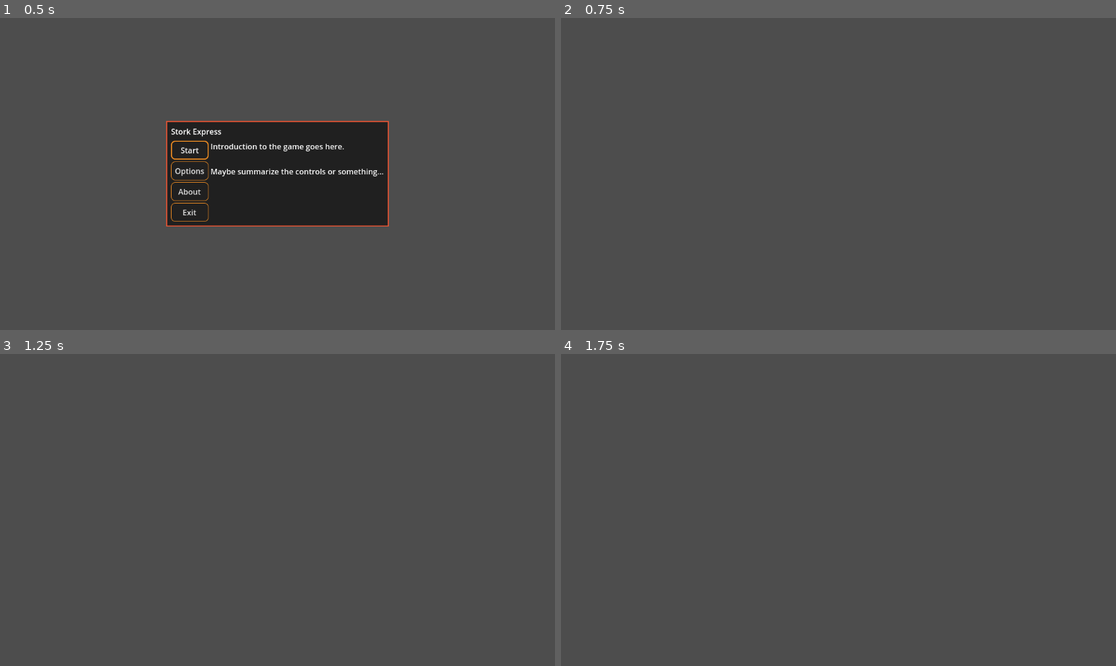
Above: before the commit, frames 1-4 (two rows, left to right).
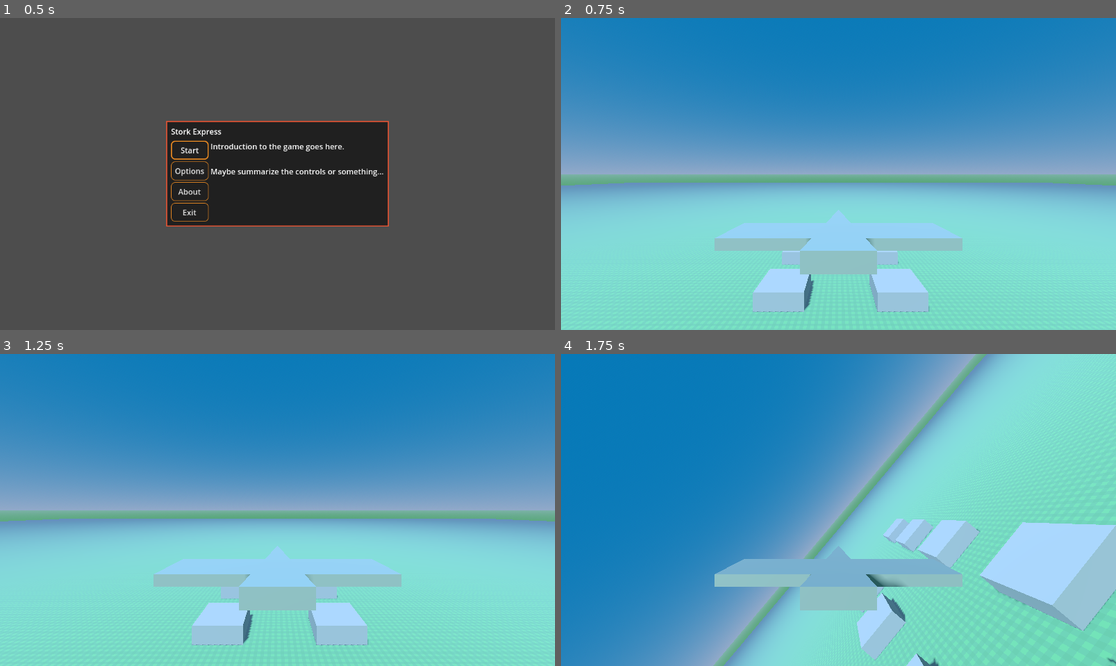
Above: after the commit, the same moments.

Repository: pizzasgood/StorkExpress_LD53
Game: Godot game, scene res://TitleScreen.tscn
Same seed, same stepped clock (60 frames per second), same inputs: the game is played once before the commit and once after it.
Inputs (mouse positions are in pixels of both pictures, inside the frame that each line leads up to):
- Up to frame 1 (0.5 s): no input
- Up to frame 2 (0.75 s): click "Start" at 0.5 s
- Up to frame 3 (1.25 s): no input
- Up to frame 4 (1.75 s): move the mouse to (960, 494) at 1.27 s; hold W (accelerate, bound only after the commit) from 1.28 s (still down); hold S (decelerate, bound only after the commit) from 1.28 s (still down)

Frame 1 is identical in both runs. In frame 2, 100% of the frame differs, in the area x 0-100%, y 0-100%; in frame 3, 100%; in frame 4, 100%.

Commit message:
Add basic flight

Diff:
--- a/Main.tscn
+++ b/Main.tscn
@@ -1,13 +1,46 @@
-[gd_scene load_steps=3 format=3 uid="uid://c8ymdfqd6l0cg"]
+[gd_scene load_steps=12 format=3 uid="uid://c8ymdfqd6l0cg"]
 
 [ext_resource type="PackedScene" uid="uid://cq34ur08y4j7a" path="res://OptionsWindow.tscn" id="1"]
 [ext_resource type="PackedScene" path="res://PauseMenu.tscn" id="2"]
+[ext_resource type="PackedScene" uid="uid://bym6gflqqhpwx" path="res://entities/Player.tscn" id="3_jvrks"]
+[ext_resource type="Texture2D" uid="uid://bv6qkufi5lv5p" path="res://entities/grass.png" id="4_0fwhv"]
+[ext_resource type="PackedScene" uid="uid://bq1i7kvnbkk5c" path="res://entities/SquareHouse.tscn" id="4_8bccg"]
+
+[sub_resource type="WorldBoundaryShape3D" id="WorldBoundaryShape3D_qc1eu"]
+
+[sub_resource type="StandardMaterial3D" id="StandardMaterial3D_kcah8"]
+albedo_texture = ExtResource("4_0fwhv")
+uv1_scale = Vector3(1024, 1024, 1024)
+texture_filter = 4
+
+[sub_resource type="PlaneMesh" id="PlaneMesh_qf8n6"]
+material = SubResource("StandardMaterial3D_kcah8")
+size = Vector2(1024, 1024)
+
+[sub_resource type="ProceduralSkyMaterial" id="ProceduralSkyMaterial_ujntp"]
+sky_top_color = Color(0.0470588, 0.47451, 0.721569, 1)
+sky_horizon_color = Color(0.568627, 0.662745, 0.788235, 1)
+ground_bottom_color = Color(0.294118, 0.635294, 0.411765, 1)
+ground_horizon_color = Color(0.494118, 0.701961, 0.670588, 1)
+
+[sub_resource type="Sky" id="Sky_47rcm"]
+sky_material = SubResource("ProceduralSkyMaterial_ujntp")
+
+[sub_resource type="Environment" id="Environment_gsoe0"]
+background_mode = 2
+sky = SubResource("Sky_47rcm")
+ssao_enabled = true
+ssil_enabled = true
+fog_enabled = true
+fog_light_color = Color(0.396078, 0.564706, 0.745098, 1)
+fog_sun_scatter = 0.24
 
 [node name="Main" type="Node"]
 
 [node name="GUI" type="CanvasLayer" parent="."]
 
 [node name="PauseMenu" parent="GUI" instance=ExtResource("2")]
+process_mode = 3
 visible = false
 anchors_preset = 15
 
@@ -19,3 +52,55 @@
 anchor_right = 1.0
 anchor_bottom = 1.0
 color = Color(0, 0, 0, 0.784314)
+
+[node name="Player" parent="." instance=ExtResource("3_jvrks")]
+transform = Transform3D(1, 0, 0, 0, 1, 0, 0, 0, 1, 0, 21.1243, 0)
+
+[node name="Map" type="Node3D" parent="."]
+
+[node name="Ground" type="StaticBody3D" parent="Map"]
+
+[node name="CollisionShape3D" type="CollisionShape3D" parent="Map/Ground"]
+shape = SubResource("WorldBoundaryShape3D_qc1eu")
+
+[node name="MeshInstance3D" type="MeshInstance3D" parent="Map/Ground"]
+mesh = SubResource("PlaneMesh_qf8n6")
+
+[node name="Houses" type="Node3D" parent="Map"]
+
+[node name="SquareHouse" parent="Map/Houses" instance=ExtResource("4_8bccg")]
+transform = Transform3D(1, 0, 0, 0, 1, 0, 0, 0, 1, -9.42823, 0, 0)
+
+[node name="SquareHouse2" parent="Map/Houses" instance=ExtResource("4_8bccg")]
+transform = Transform3D(1, 0, 0, 0, 1, 0, 0, 0, 1, -9.42823, 0, -15.4605)
+
+[node name="SquareHouse3" parent="Map/Houses" instance=ExtResource("4_8bccg")]
+transform = Transform3D(1, 0, 0, 0, 1, 0, 0, 0, 1, -9.42823, 0, -33.9987)
+
+[node name="SquareHouse4" parent="Map/Houses" instance=ExtResource("4_8bccg")]
+transform = Transform3D(1, 0, 0, 0, 1, 0, 0, 0, 1, -9.42823, 0, -50.5672)
+
+[node name="SquareHouse5" parent="Map/Houses" instance=ExtResource("4_8bccg")]
+transform = Transform3D(1, 0, 0, 0, 1, 0, 0, 0, 1, -9.42823, 0, -66.8994)
+
+[node name="SquareHouse6" parent="Map/Houses" instance=ExtResource("4_8bccg")]
+transform = Transform3D(1, 0, 0, 0, 1, 0, 0, 0, 1, 10.1065, 0, 0)
+
+[node name="SquareHouse7" parent="Map/Houses" instance=ExtResource("4_8bccg")]
+transform = Transform3D(1, 0, 0, 0, 1, 0, 0, 0, 1, 10.1065, 0, -15.4605)
+
+[node name="SquareHouse8" parent="Map/Houses" instance=ExtResource("4_8bccg")]
+transform = Transform3D(1, 0, 0, 0, 1, 0, 0, 0, 1, 10.1065, 0, -33.9987)
+
+[node name="SquareHouse9" parent="Map/Houses" instance=ExtResource("4_8bccg")]
+transform = Transform3D(1, 0, 0, 0, 1, 0, 0, 0, 1, 10.1065, 0, -50.5672)
+
+[node name="SquareHouse10" parent="Map/Houses" instance=ExtResource("4_8bccg")]
+transform = Transform3D(1, 0, 0, 0, 1, 0, 0, 0, 1, 10.1065, 0, -66.8994)
+
+[node name="WorldEnvironment" type="WorldEnvironment" parent="Map"]
+environment = SubResource("Environment_gsoe0")
+
+[node name="DirectionalLight3D" type="DirectionalLight3D" parent="Map/WorldEnvironment"]
+transform = Transform3D(0.919135, 0.334446, -0.208174, 0, 0.528438, 0.848972, 0.393942, -0.78032, 0.485706, 0, 0, 0)
+shadow_enabled = true
--- a/PauseMenu.gd
+++ b/PauseMenu.gd
@@ -7,6 +7,7 @@
 
 func _on_ResumeButton_pressed() -> void:
 	visible = false
+	Input.mouse_mode = Input.MOUSE_MODE_CAPTURED
 	get_tree().paused = false
 
 
@@ -22,6 +23,7 @@
 
 func _ready() -> void:
 	visible = false
+	Input.mouse_mode = Input.MOUSE_MODE_CAPTURED
 
 
 func _unhandled_input(event) -> void:
@@ -30,6 +32,7 @@
 			_on_ResumeButton_pressed()
 		else:
 			visible = true
+			Input.mouse_mode = Input.MOUSE_MODE_VISIBLE
 			resume_button.grab_focus()
 			get_tree().paused = true
 		get_viewport().set_input_as_handled()
--- /dev/null
+++ b/entities/Player.gd
@@ -0,0 +1,42 @@
+extends RigidBody3D
+
+
+var lift_ratio := 2.0
+var thrust := 100.0
+var braking := 200.0
+var roll_sensitivity := 0.002
+var pitch_sensitivity := 0.002
+var steering_pos : int = 0
+var pitch_pos : int = 0
+var cross_sections := Vector3(1.0, 50.0, 0.1)
+
+func _ready():
+	pass
+
+
+func _process(_delta):
+	pass
+
+
+func _physics_process(_delta):
+	if Input.is_action_pressed("accelerate"):
+		apply_central_force(-thrust * transform.basis.z)
+	if Input.is_action_pressed("decelerate"):
+		apply_central_force(braking * transform.basis.z)
+	if steering_pos != 0:
+		rotate_object_local(Vector3.FORWARD, steering_pos * roll_sensitivity)
+		steering_pos = 0
+	if pitch_pos != 0:
+		rotate_object_local(Vector3.RIGHT, pitch_pos * pitch_sensitivity)
+		pitch_pos = 0
+
+	var local_velocity := linear_velocity * transform.basis
+	var vel_factor := -1 * local_velocity.sign() * local_velocity * local_velocity
+	var local_drag := vel_factor * cross_sections
+	var drag := transform.basis * local_drag
+	apply_central_force(drag)
+
+func _input(event):
+	if event is InputEventMouseMotion:
+		steering_pos += event.relative.x
+		pitch_pos += event.relative.y
--- /dev/null
+++ b/entities/Player.tscn
@@ -0,0 +1,41 @@
+[gd_scene load_steps=5 format=3 uid="uid://bym6gflqqhpwx"]
+
+[ext_resource type="Script" path="res://entities/Player.gd" id="1_rxce8"]
+
+[sub_resource type="SphereShape3D" id="SphereShape3D_10wtv"]
+
+[sub_resource type="PrismMesh" id="PrismMesh_gxk06"]
+size = Vector3(0.5, 1.5, 0.15)
+
+[sub_resource type="BoxMesh" id="BoxMesh_bo8nt"]
+size = Vector3(1, 0.1, 0.5)
+
+[node name="Player" type="RigidBody3D"]
+mass = 4.0
+lock_rotation = true
+linear_damp_mode = 1
+script = ExtResource("1_rxce8")
+
+[node name="CollisionShape3D" type="CollisionShape3D" parent="."]
+shape = SubResource("SphereShape3D_10wtv")
+
+[node name="MeshInstance3D2" type="MeshInstance3D" parent="."]
+transform = Transform3D(1, 0, 0, 0, -4.37114e-08, 1, 0, -1, -4.37114e-08, 0, 0, -0.163166)
+mesh = SubResource("PrismMesh_gxk06")
+
+[node name="ShoulderL" type="Node3D" parent="."]
+
+[node name="WingL" type="MeshInstance3D" parent="ShoulderL"]
+transform = Transform3D(1, 0, 0, 0, 1, 0, 0, 0, 1, -0.5, 0, 0)
+mesh = SubResource("BoxMesh_bo8nt")
+skeleton = NodePath("../..")
+
+[node name="ShoulderR" type="Node3D" parent="."]
+
+[node name="WingR" type="MeshInstance3D" parent="ShoulderR"]
+transform = Transform3D(1, 0, 0, 0, 1, 0, 0, 0, 1, 0.5, 0, 0)
+mesh = SubResource("BoxMesh_bo8nt")
+skeleton = NodePath("../..")
+
+[node name="Camera3D" type="Camera3D" parent="."]
+transform = Transform3D(1, 0, 0, 0, 1, 0, 0, 0, 1, 0, 0.568731, 1.89326)
--- /dev/null
+++ b/entities/SquareHouse.tscn
@@ -0,0 +1,17 @@
+[gd_scene load_steps=3 format=3 uid="uid://bq1i7kvnbkk5c"]
+
+[sub_resource type="BoxShape3D" id="BoxShape3D_ku621"]
+size = Vector3(8, 3, 8)
+
+[sub_resource type="BoxMesh" id="BoxMesh_a0qjf"]
+size = Vector3(8, 3, 8)
+
+[node name="House" type="StaticBody3D"]
+
+[node name="CollisionShape3D" type="CollisionShape3D" parent="."]
+transform = Transform3D(1, 0, 0, 0, 1, 0, 0, 0, 1, 0, 1.5, 0)
+shape = SubResource("BoxShape3D_ku621")
+
+[node name="MeshInstance3D" type="MeshInstance3D" parent="."]
+transform = Transform3D(1, 0, 0, 0, 1, 0, 0, 0, 1, 0, 1.5, 0)
+mesh = SubResource("BoxMesh_a0qjf")
--- a/project.godot
+++ b/project.godot
@@ -31,12 +31,20 @@
 
 menu={
 "deadzone": 0.5,
-"events": [Object(InputEventKey,"resource_local_to_scene":false,"resource_name":"","device":0,"window_id":0,"alt_pressed":false,"shift_pressed":false,"ctrl_pressed":false,"meta_pressed":false,"pressed":false,"keycode":0,"physical_keycode":0,"key_label":0,"unicode":0,"echo":false,"script":null)
-, Object(InputEventJoypadButton,"resource_local_to_scene":false,"resource_name":"","device":0,"button_index":11,"pressure":0.0,"pressed":false,"script":null)
+"events": [Object(InputEventKey,"resource_local_to_scene":false,"resource_name":"","device":0,"window_id":0,"alt_pressed":false,"shift_pressed":false,"ctrl_pressed":false,"meta_pressed":false,"pressed":false,"keycode":4194305,"physical_keycode":0,"key_label":0,"unicode":0,"echo":false,"script":null)
+]
+}
+accelerate={
+"deadzone": 0.5,
+"events": [Object(InputEventKey,"resource_local_to_scene":false,"resource_name":"","device":-1,"window_id":0,"alt_pressed":false,"shift_pressed":false,"ctrl_pressed":false,"meta_pressed":false,"pressed":false,"keycode":0,"physical_keycode":87,"key_label":0,"unicode":119,"echo":false,"script":null)
+]
+}
+decelerate={
+"deadzone": 0.5,
+"events": [Object(InputEventKey,"resource_local_to_scene":false,"resource_name":"","device":-1,"window_id":0,"alt_pressed":false,"shift_pressed":false,"ctrl_pressed":false,"meta_pressed":false,"pressed":false,"keycode":0,"physical_keycode":83,"key_label":0,"unicode":115,"echo":false,"script":null)
 ]
 }
 
 [rendering]
 
-renderer/rendering_method="gl_compatibility"
 quality/driver/driver_name="GLES2"
Binary file added: entities/grass.png
Not shown, added: entities/grass.png.import
